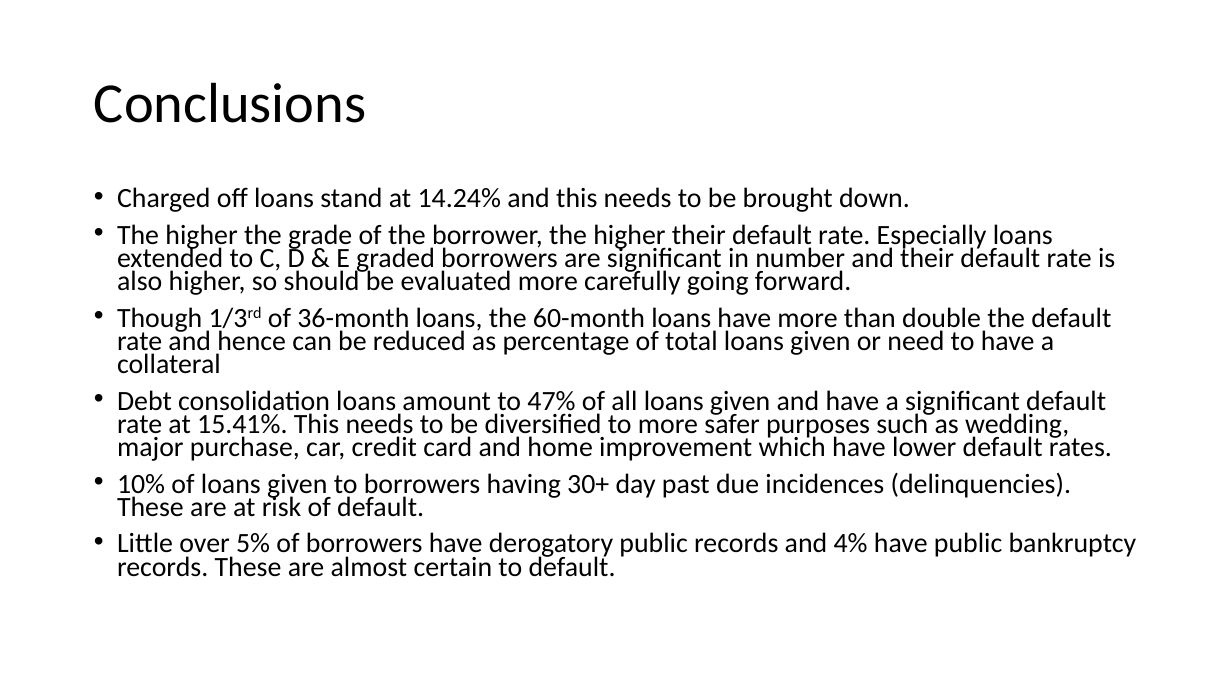
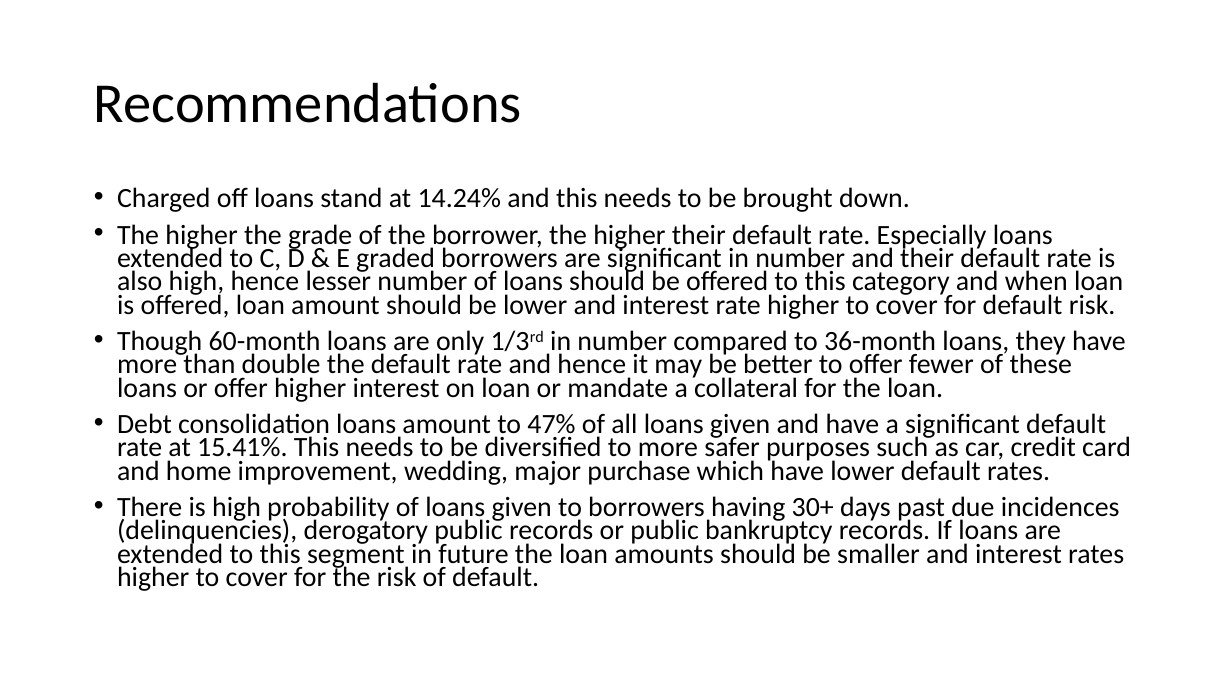
Before and after one commit to sivavaddadi/LendingClubCaseStudy, a slide deck: slide 6 of Lending_Club_Case_Study.pptx. Drawn at 1232x693 pixels with LibreOffice and Linux fonts; fonts in the diff are those of the drawing. Boxes give left, top, right and bottom in pixels: in the first picture for what was removed or moved away, otherwise in the second. Text is boxed around its words. In the diff, an @@ line names an element or a change of style, - is before the commit and + after.

```diff
--- a/Lending_Club_Case_Study.pptx
+++ b/Lending_Club_Case_Study.pptx
@@ title at box(94, 82, 522, 123): text changed @@
-Conclusions
+Recommendations
@@ text at box(117, 224, 1131, 591): text changed @@
-• The higher the grade of the borrower, the higher their default rate. Especially loans extended to C, D & E graded borrowers are significant in number and their default rate is also higher, so should be evaluated more carefully going forward.
-• Though 1/3rd of 36-month loans, the 60-month loans have more than double the default rate and hence can be reduced as percentage of total loans given or need to have a collateral
-• Debt consolidation loans amount to 47% of all loans given and have a significant default rate at 15.41%. This needs to be diversified to more safer purposes such as wedding, major purchase, car, credit card and home improvement which have lower default rates.
-• 10% of loans given to borrowers having 30+ day past due incidences (delinquencies). These are at risk of default.
-• Little over 5% of borrowers have derogatory public records and 4% have public bankruptcy records. These are almost certain to default.
+• The higher the grade of the borrower, the higher their default rate. Especially loans extended to C, D & E graded borrowers are significant in number and their default rate is also high, hence lesser number of loans should be offered to this category and when loan is offered, loan amount should be lower and interest rate higher to cover for default risk.
+• Though 60-month loans are only 1/3rd in number compared to 36-month loans, they have more than double the default rate and hence it may be better to offer fewer of these loans or offer higher interest on loan or mandate a collateral for the loan.
+• Debt consolidation loans amount to 47% of all loans given and have a significant default rate at 15.41%. This needs to be diversified to more safer purposes such as car, credit card and home improvement, wedding, major purchase which have lower default rates.
+• There is high probability of loans given to borrowers having 30+ days past due incidences (delinquencies), derogatory public records or public bankruptcy records. If loans are extended to this segment in future the loan amounts should be smaller and interest rates higher to cover for the risk of default.
```
Also in this commit, not shown: 3 other slides changed.
